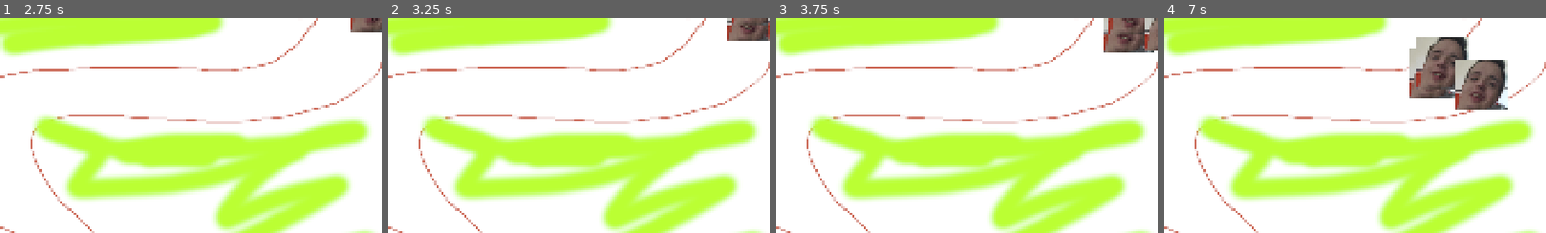
Above: before the commit, frames 1-4 (left to right).
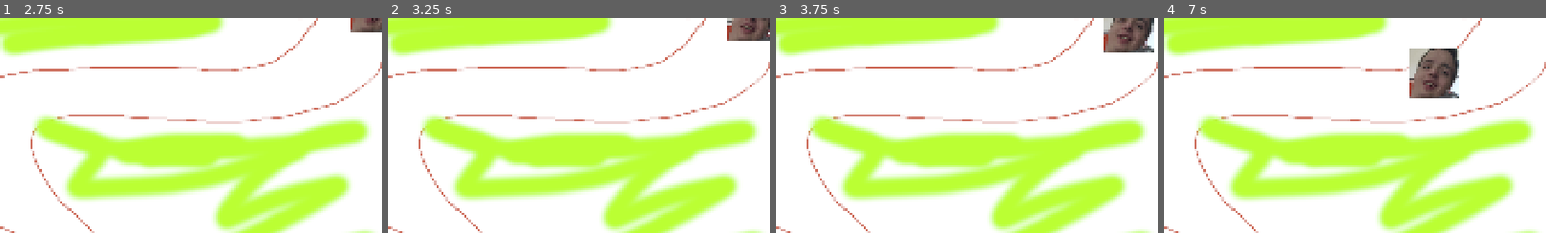
Above: after the commit, the same moments.

Repository: AstroFP/BrainRot-Tower-Defense
Game: Godot game, scene res://scenes/levels/test_level.tscn
Two runs of this game, one before a commit and one after it. Both use one fixed random seed, a clock stepped at 60 frames per second and the inputs below.
Inputs:
- Up to frame 1 (2.75 s): tap Enter at 0.5, 2 s; hold Space (play) 0.53-1.28 s; tap Space (play) at 1.35 s; hold Space (play) from 2.03 s (still down)
- Up to frame 2 (3.25 s): release Space (play) at 2.78 s; tap Space (play) at 2.85 s
- Up to frame 3 (3.75 s): hold Space (play) from 3.53 s (still down)
- Up to frame 4 (7 s): release Space (play) at 4.28 s; tap Space (play) at 4.35, 5.85 s; hold Space (play) 5.03-5.78 s; hold Space (play) from 6.53 s (still down)
The pictures show only the part of the screen within x 50-100%, y 0-50%; the shares and areas given below are measured in that part.

Frame 1 is identical in both runs. In frame 2, 0.2% of the frame differs, in the area x 90-100%, y 0-11%; in frame 3, 0.9%; in frame 4, 5.0%, in the area x 66-90%, y 8-43%.

Commit message:
fix: Adjust wave patterns and remove obsolete path follow node in test_level2 scene

Diff:
--- a/scenes/levels/test_level2.tscn
+++ b/scenes/levels/test_level2.tscn
@@ -1,7 +1,6 @@
-[gd_scene load_steps=5 format=3 uid="uid://cq0lm83k5jalb"]
+[gd_scene load_steps=4 format=3 uid="uid://cq0lm83k5jalb"]
 
 [ext_resource type="Texture2D" uid="uid://oak6prvucehq" path="res://assets/sprites/nig.PNG" id="1_dvnpx"]
-[ext_resource type="PackedScene" uid="uid://dtdhr2l52mork" path="res://prefabs/enemies/path_follow.tscn" id="2_gkrlq"]
 [ext_resource type="Script" uid="uid://813n1uieffou" path="res://scripts/game_manager.gd" id="3_q0jxe"]
 
 [sub_resource type="Curve2D" id="Curve2D_86d4f"]
@@ -19,9 +18,6 @@
 [node name="Path" type="Path2D" parent="."]
 curve = SubResource("Curve2D_86d4f")
 
-[node name="PathFollow" parent="Path" instance=ExtResource("2_gkrlq")]
-position = Vector2(986, -577)
-
 [node name="Camera2D" type="Camera2D" parent="."]
 
 [node name="GameManager" type="Node2D" parent="."]
--- a/scripts/game_manager.gd
+++ b/scripts/game_manager.gd
@@ -1,18 +1,19 @@
 class_name GameManager
 extends Node2D
 
-const PATH_FOLLOW = preload("res://prefabs/enemies/path_follow.tscn")
-#@onready var path = $"../Path"
-var paths
+# array of paths on the level
+var paths: Array
 
+# load wave info
 var wave_info := WaveInfo.new()
 
-var wave_in_progress = false
-
+# set wave info to local vars
 var waves = wave_info.waves
 var current_wave = wave_info.current_wave
 var max_waves = wave_info.max_waves
 
+# boolean flags for wave management
+var wave_in_progress = false
 var all_paths_empty = true
 var wave_spawning_in_progress = false
 
@@ -25,14 +26,19 @@
 		if Input.is_action_pressed("play"):
 			if !wave_in_progress:
 				spawn_wave(paths[0],current_wave-1)
+				current_wave += 1
 
 	for path in paths:
 		if path.get_child_count() > 0:
 			all_paths_empty = false
 			break
+		else:
+			if path == paths[len(paths) - 1]:
+				all_paths_empty = true
 
 	if all_paths_empty && !wave_spawning_in_progress:
 		wave_in_progress = false
+
 
 
 func spawn_wave(path,wave_num):
@@ -41,21 +47,24 @@
 	var patterns = unpack_enemies_pattern(waves[wave_num])
 
 	for pattern in patterns:
-		for enemy_number in pattern[0]:
-			var enemy_to_spawn = wave_info.enemies[pattern[1]].instantiate()
-			path.add_child(enemy_to_spawn)
-			await get_tree().create_timer(waves[wave_num]["enemy_spawn_delay"]).timeout
+		for batch in pattern:
+			for enemy_number in batch[0]:
+				var enemy_to_spawn = wave_info.enemies[batch[1]].instantiate()
+				path.add_child(enemy_to_spawn)
+				await get_tree().create_timer(waves[wave_num]["enemy_spawn_delay"]).timeout
 		await get_tree().create_timer(waves[wave_num]["enemy_pattern_spawn_delay"]).timeout
 
-	current_wave += 1
 	wave_spawning_in_progress = false
 
 func unpack_enemies_pattern(wave):
 	var enemies_patterns_list = wave['enemies_pattern'].split("_")
-	var patterns = []
+	var patterns = [] # [((),(),...),...]
 	for pattern in enemies_patterns_list:
-		var number = int(pattern.substr(0,pattern.length() - 1))
-		var type = pattern.substr(pattern.length() - 1, 1)
-		patterns.append([number,type])
+		patterns.append([])
+		var enemies_patterns = pattern.split(".")
+		for enemy_pattern in enemies_patterns:
+			var number = int(enemy_pattern.substr(0,enemy_pattern.length() - 1))
+			var type = enemy_pattern.substr(enemy_pattern.length() - 1, 1)
+			patterns[len(patterns)-1].append([number,type])
 
 	return patterns
--- a/scripts/resources/wave_info.gd
+++ b/scripts/resources/wave_info.gd
@@ -10,10 +10,22 @@
 @export var waves := [
 	{
 		"wave_number":1,
-		"enemies_pattern":"3H_8H",
+		"enemies_pattern":"1H_2H_3H",
 		"enemy_spawn_delay":0.5,
 		"enemy_pattern_spawn_delay":5.0
-	}
+	},
+	{
+		"wave_number":2,
+		"enemies_pattern":"4H_8H",
+		"enemy_spawn_delay":0.5,
+		"enemy_pattern_spawn_delay":3.0
+	},
+	{
+		"wave_number":3,
+		"enemies_pattern":"1H.2H.1H.1H.1H",
+		"enemy_spawn_delay":0.75,
+		"enemy_pattern_spawn_delay":5.0
+	},
 ]
 
 @export var current_wave := 1
